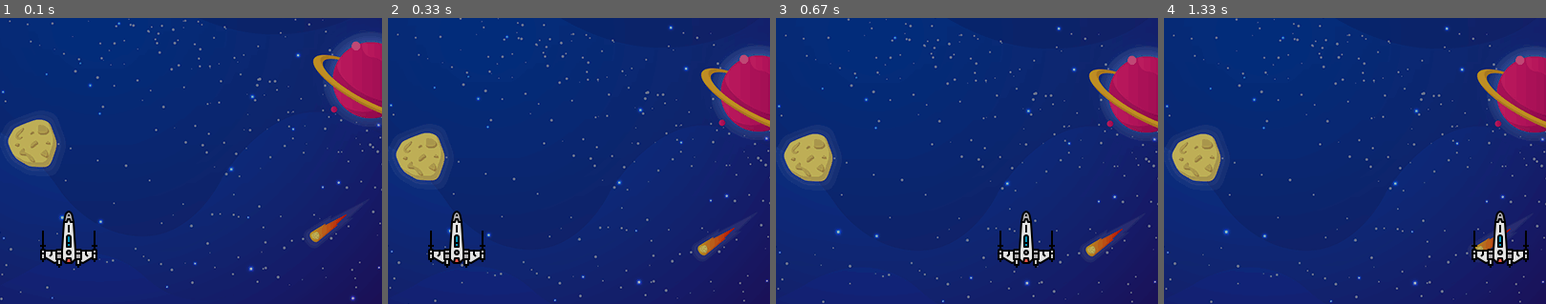
Above: before the commit, frames 1-4 (left to right).
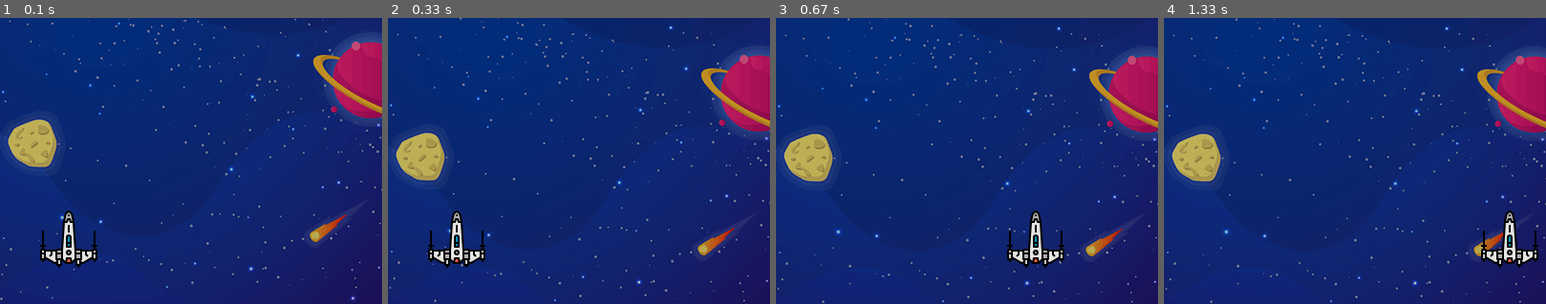
Above: after the commit, the same moments.

Repository: blamerra/pySpaceInvaders
Game: pygame game, started from main.py
The game is run twice, just before and just after one commit, with the same random seed, the same clock (stepped at 60 frames per second) and the same inputs.
Inputs:
- Up to frame 1 (0.1 s): no input
- Up to frame 2 (0.33 s): no input
- Up to frame 3 (0.67 s): hold B from 0.33 s (still down); hold Right from 0.33 s (still down)
- Up to frame 4 (1.33 s): release B at 0.8 s; release Right at 0.8 s; hold Break 0.83-1.3 s; hold Right 0.83-1.3 s
The pictures show only the part of the screen within x 43-93%, y 50-100%; the shares and areas given below are measured in that part.

Frames 1-2 are identical in both runs. In frame 3, 1.6% of the frame differs, in the area x 58-76%, y 67-88%; in frame 4, 1.6%.

Commit message:
game class refactor

Diff:
--- a/fps.py
+++ b/fps.py
@@ -10,15 +10,11 @@
         self.image = pygame.Surface((20, 20))
         self.rect = self.image.get_rect()
         self.rect.center = (self.settings.screen_width - 10, 10)
-        self.clock = pygame.time.Clock()
         self.font = pygame.font.SysFont("Arial", 18)
         self.fps = None
         self.fps_text = None
 
     def update(self):
         self.image.fill(pygame.Color("black"))
-
-        self.clock.tick(self.settings.fps)
-        self.fps = str(int(self.clock.get_fps()))
         self.fps_text = self.font.render(self.fps, True, pygame.Color("coral"))
         self.image.blit(self.fps_text, [0, 0])
--- a/game.py
+++ b/game.py
@@ -18,6 +18,8 @@
         pygame.display.set_caption(self.settings.screen_title)
         self.screen = pygame.display.set_mode((self.settings.screen_width, self.settings.screen_height))
 
+        self.clock = pygame.time.Clock()
+
         # Sprites creation
         self.player = Player()
         self.background = Background()
@@ -25,25 +27,37 @@
         self.sprites = pygame.sprite.Group()
         self.sprites.add(self.background, self.player, self.fps)
 
+        self.running = 1
+        self.pause = 0
+
+    def process_events(self):
+        # Event loop
+        for event in pygame.event.get():
+            if event.type == pygame.QUIT:
+                self.running = 0
+
+            if event.type == pygame.KEYDOWN:
+                if event.key == self.settings.shortcut_pause:
+                    self.pause = not self.pause
+                if event.key == self.settings.shortcut_background_scroll_pause:
+                    self.background.pause()
+
+    def run_logic(self):
+        pass
+
+    def render_screen(self):
+        # Render Screen
+        if not self.pause:
+            self.clock.tick(self.settings.fps)
+            self.fps.fps = str(int(self.clock.get_fps()))
+
+            self.sprites.update()
+            self.sprites.draw(self.screen)
+            pygame.display.update()
+
     def run(self):
-        running = 1
-        pause = 0
-        while running:
-
-            # Event loop
-            for event in pygame.event.get():
-                if event.type == pygame.QUIT:
-                    running = 0
-
-                if event.type == pygame.KEYDOWN:
-                    if event.key == self.settings.shortcut_pause:
-                        pause = not pause
-                    if event.key == self.settings.shortcut_background_scroll_pause:
-                        self.background.pause()
-
-            # Render Screen
-            if not pause:
-                self.sprites.update()
-                self.sprites.draw(self.screen)
-                pygame.display.update()
+        while self.running:
+            self.process_events()
+            self.run_logic()
+            self.render_screen()
         pygame.quit()
